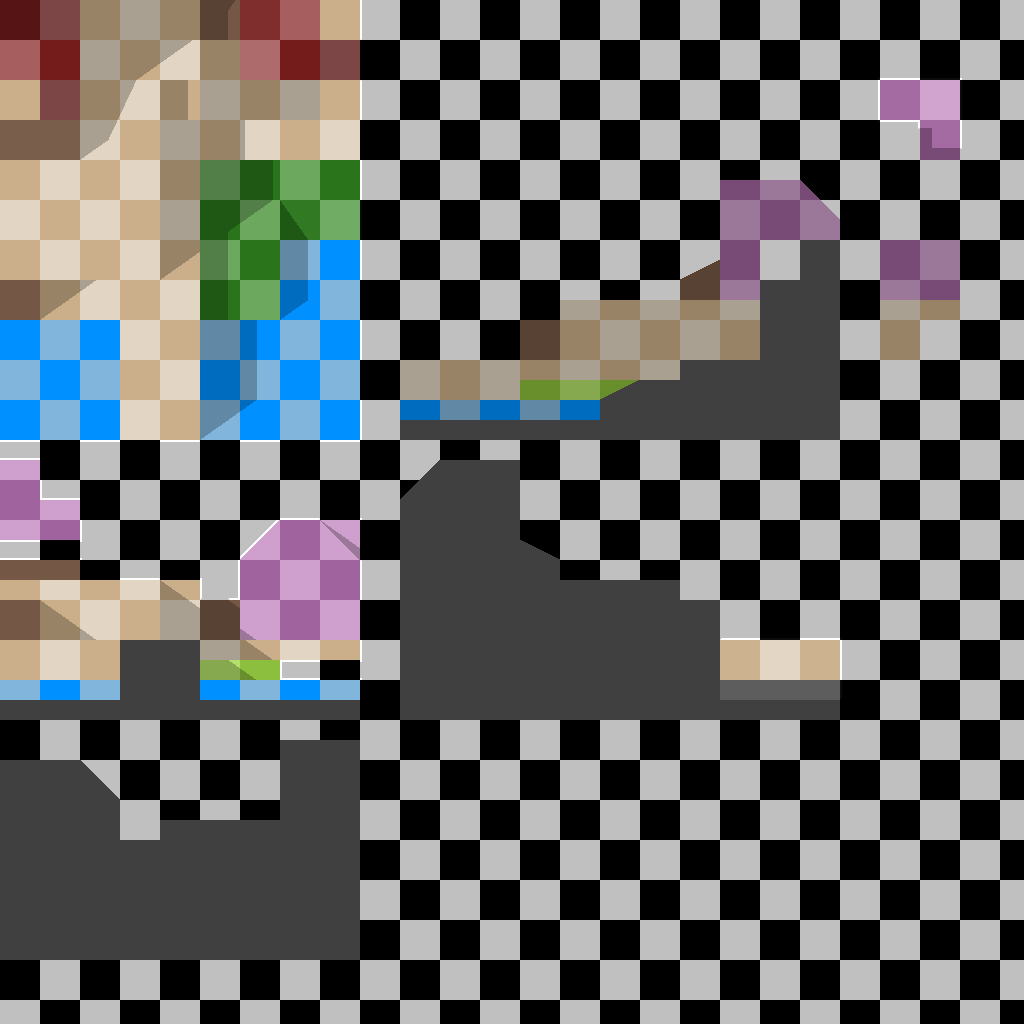
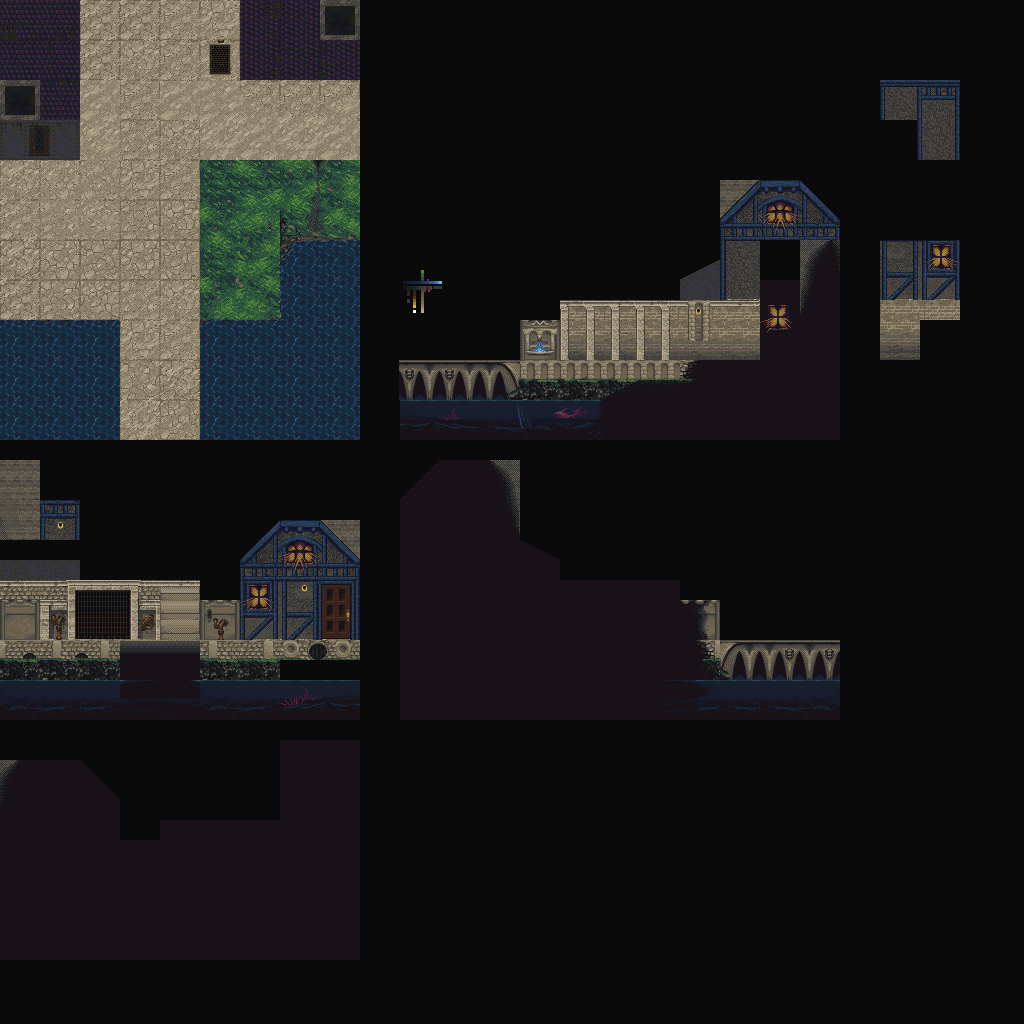
Layered file, before and after one edit (w=1024, h=1024). Changes by layer:
hid "ombres", opacity 25% → 24% over [left=0, top=0, right=1024, bottom=1024]
painted on "Arrière-plan" over [left=0, top=0, right=1024, bottom=1024]
